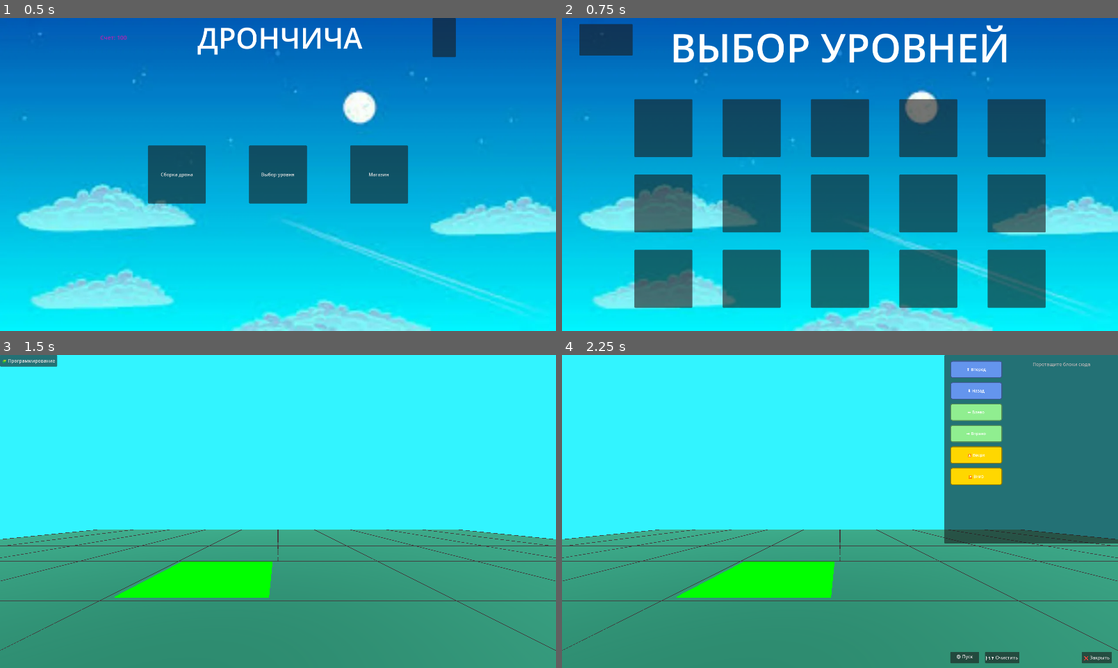
Above: before the commit, frames 1-4 (two rows, left to right).
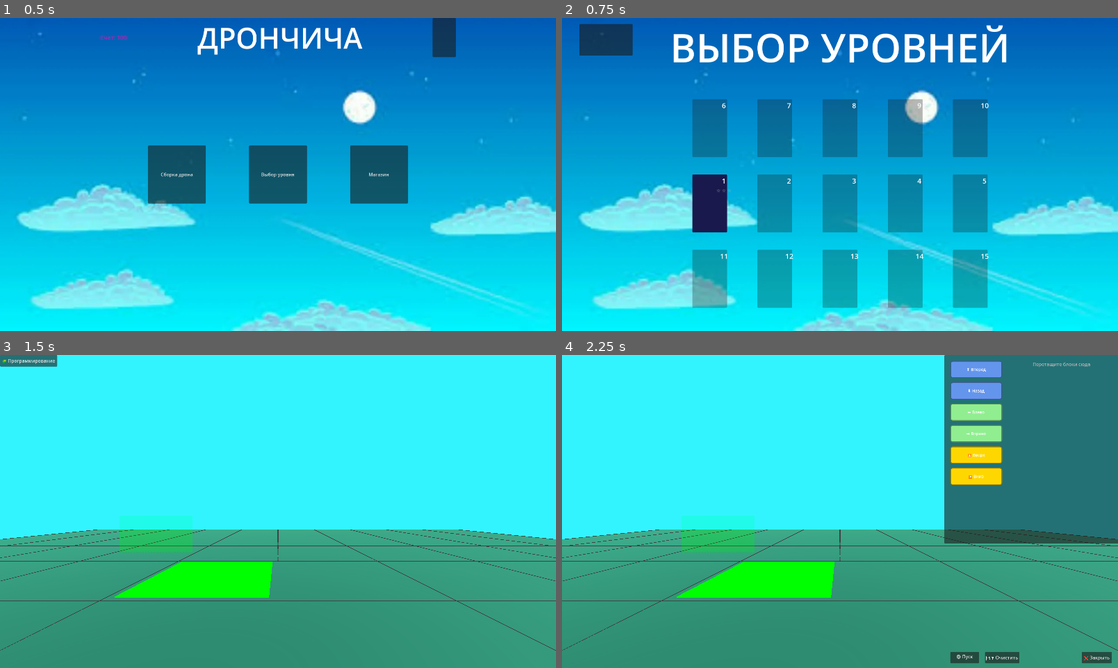
Above: after the commit, the same moments.

Repository: zxcGhoul228-ez/GodotDrone
Game: Godot game, scene res://main_scene.tscn
The game is run twice, just before and just after one commit, with the same random seed, the same clock (stepped at 60 frames per second) and the same inputs.
Inputs (mouse positions are in pixels of both pictures, inside the frame that each line leads up to; where the layout moved, square brackets give the same spot in the first picture):
- Up to frame 1 (0.5 s): no input
- Up to frame 2 (0.75 s): click "Выбор уровня" at 0.5 s
- Up to frame 3 (1.5 s): click (150, 539) [100, 464] at 1.25 s
- Up to frame 4 (2.25 s): click "🧩 Программирование" at 2 s

Frame 1 is identical in both runs. In frame 2, 37% of the frame differs, in the area x 13-87%, y 25-93%; in frame 3, 1.0%; in frame 4, 1.0%.

Commit message:
Сделал систему левелов и почти доделал первый лвл

Diff:
--- a/DroneLevels/Drone.gd
+++ b/DroneLevels/Drone.gd
@@ -46,7 +46,7 @@
 		2: target_position.x -= GRID_SIZE
 		3: target_position.x += GRID_SIZE
 		4: target_position.y += GRID_SIZE
-		5: target_position.y = max(target_position.y - GRID_SIZE, GRID_SIZE)
+		5: target_position.y = max(target_position.y - GRID_SIZE, 0)  # Исправлено: минимальная высота 0
 
 	print("📍 Двигаюсь из ", vector3_to_str(start_position), " в ", vector3_to_str(target_position))
 	current_tween = create_tween()
--- a/DroneLevels/DroneScene.tscn
+++ b/DroneLevels/DroneScene.tscn
@@ -3,7 +3,7 @@
 [ext_resource type="Script" uid="uid://dkh0356onqtm" path="res://DroneScene.gd" id="1_1yg74"]
 [ext_resource type="Script" uid="uid://ijlm2h2haei6" path="res://DroneLevels/Grid.gd" id="2_av3q6"]
 [ext_resource type="Script" uid="uid://c48eg6uf17jgd" path="res://DroneLevels/Drone.gd" id="2_vq6ct"]
-[ext_resource type="Script" uid="uid://c6ym1avy0qeuu" path="res://DroneLevels/BlockProgramming.gd" id="3_k5mp3"]
+[ext_resource type="Script" uid="uid://c6ym1avy0qeuu" path="res://BlockProgramming.gd" id="3_k5mp3"]
 
 [sub_resource type="Environment" id="Environment_anata"]
 background_mode = 1
--- /dev/null
+++ b/DroneLevels/levels/Level1.gd
@@ -0,0 +1,176 @@
+# Level1.gd
+extends Node3D
+
+const GRID_SIZE = 32
+
+@onready var drone_scene = $DroneScene
+var target_point: MeshInstance3D
+var is_level_completed = false
+
+func _ready():
+	print("🎮 УРОВЕНЬ 1 ЗАГРУЖЕН")
+	print("Текущий уровень: ", Global.current_level)
+
+	# Ждем полной загрузки
+	await get_tree().process_frame
+
+	setup_level()
+
+func setup_level():
+	# Создаем целевую точку и маркер клетки
+	create_target_point()
+	create_cell_marker(2, 2)  # Маркер для клетки (2, 2)
+
+	# Настраиваем дрона
+	setup_drone()
+
+	print("✅ Уровень 1 настроен")
+
+# Конвертирует координаты сетки в мировые координаты (центр клетки)
+func grid_to_world(grid_x: int, grid_z: int, y_height: float = 0) -> Vector3:
+	var world_x = grid_x * GRID_SIZE + GRID_SIZE / 2
+	var world_z = grid_z * GRID_SIZE + GRID_SIZE / 2
+	return Vector3(world_x, y_height, world_z)
+
+func create_target_point():
+	target_point = MeshInstance3D.new()
+	target_point.name = "TargetPoint"
+
+	# Создаем сферу
+	var sphere = SphereMesh.new()
+	sphere.radius = 4
+	sphere.height = 8
+	target_point.mesh = sphere
+
+	# Зеленый материал с свечением
+	var material = StandardMaterial3D.new()
+	material.albedo_color = Color.GREEN
+	material.emission_enabled = true
+	material.emission = Color.GREEN * 0.3
+	target_point.material_override = material
+
+	# Позиция цели - В ЦЕНТРЕ клетки (2, 2) на высоте 8 единиц
+	target_point.position = grid_to_world(2, 2, 8)
+
+	add_child(target_point)
+	print("✅ Целевая точка создана в центре клетки (2, 2): ", target_point.position)
+
+func create_cell_marker(grid_x: int, grid_z: int):
+	var marker = MeshInstance3D.new()
+	marker.name = "CellMarker"
+
+	# Создаем плоский квадрат для маркировки клетки
+	var plane = PlaneMesh.new()
+	plane.size = Vector2(GRID_SIZE * 0.9, GRID_SIZE * 0.9)
+	marker.mesh = plane
+
+	# Полупрозрачный зеленый материал
+	var material = StandardMaterial3D.new()
+	material.flags_transparent = true
+	material.albedo_color = Color(0, 1, 0, 0.2)  # Зеленый, полупрозрачный
+	marker.material_override = material
+
+	# Позиция маркера - центр клетки чуть выше пола
+	marker.position = grid_to_world(grid_x, grid_z, 0.1)
+
+	# Поворачиваем на 90 градусов чтобы лежал плоско
+	marker.rotation_degrees.x = 90
+
+	add_child(marker)
+	print("✅ Маркер клетки создан в: ", marker.position)
+
+func setup_drone():
+	if drone_scene == null:
+		print("❌ DroneScene не найден")
+		return
+
+	# Находим дрона в DroneScene
+	var drone = drone_scene.find_child("Drone") as CharacterBody3D
+	if drone == null:
+		print("❌ Дрон не найден в DroneScene")
+		return
+
+	print("✅ Дрон найден: ", drone.name)
+
+	# Устанавливаем стартовую позицию - В ЦЕНТРЕ клетки (-2, -2) на стандартной высоте
+	drone.global_position = grid_to_world(-2, -2, GRID_SIZE)
+	print("🚁 Дрон установлен в центре клетки (-2, -2): ", drone.global_position)
+
+	# Создаем маркер для стартовой клетки
+	create_cell_marker(-2, -2)
+
+	# Подключаем сигнал движения дрона
+	if drone.has_signal("drone_moved"):
+		drone.drone_moved.connect(_on_drone_moved)
+		print("✅ Сигнал движения подключен")
+	else:
+		print("❌ Сигнал drone_moved не найден")
+
+func _on_drone_moved():
+	if is_level_completed:
+		return
+
+	check_level_completion()
+
+func check_level_completion():
+	if target_point == null:
+		return
+
+	var drone_scene = $DroneScene
+	if drone_scene == null:
+		return
+
+	var drone = drone_scene.find_child("Drone") as CharacterBody3D
+	if drone == null:
+		return
+
+	var distance = drone.global_position.distance_to(target_point.global_position)
+	print("📏 Расстояние до цели: ", distance)
+
+	# Если дрон близко к цели (в пределах четверти клетки)
+	if distance < GRID_SIZE / 4:
+		complete_level()
+
+func complete_level():
+	if is_level_completed:
+		return
+
+	is_level_completed = true
+	print("🎉 УРОВЕНЬ 1 ЗАВЕРШЕН!")
+
+	# Сохраняем прогресс
+	if Global:
+		Global.complete_level(1, 5, 3)
+		print("✅ Прогресс сохранен")
+
+	show_success_message()
+
+func show_success_message():
+	var label = Label.new()
+	label.text = "УРОВЕНЬ 1 ЗАВЕРШЕН!\nОтличная работа!\n\nАвтоматический возврат через 3 секунды..."
+	label.horizontal_alignment = HORIZONTAL_ALIGNMENT_CENTER
+	label.vertical_alignment = VERTICAL_ALIGNMENT_CENTER
+	label.add_theme_font_size_override("font_size", 24)
+	label.add_theme_color_override("font_color", Color.GREEN)
+
+	var panel = Panel.new()
+	panel.size = Vector2(500, 200)
+	var viewport_size = get_viewport().get_visible_rect().size
+	panel.position = (viewport_size - panel.size) / 2
+	panel.add_child(label)
+
+	var canvas = CanvasLayer.new()
+	canvas.add_child(panel)
+	add_child(canvas)
+
+	# Возвращаемся через 3 секунды
+	await get_tree().create_timer(3.0).timeout
+	return_to_selection()
+
+func _input(event):
+	if event is InputEventKey and event.pressed and event.keycode == KEY_ESCAPE:
+		return_to_selection()
+
+func return_to_selection():
+	print("🔄 Возвращаемся к выбору уровней...")
+	get_tree().change_scene_to_file("res://script_game_level.tscn")
--- /dev/null
+++ b/DroneLevels/levels/Level1.tscn
@@ -0,0 +1,9 @@
+[gd_scene load_steps=3 format=3 uid="uid://bygyaxhsxgdsm"]
+
+[ext_resource type="Script" uid="uid://nwialnyeff7v" path="res://DroneLevels/levels/Level1.gd" id="1_mbojw"]
+[ext_resource type="PackedScene" uid="uid://iptwjnakh7pa" path="res://DroneLevels/DroneScene.tscn" id="2_a24jq"]
+
+[node name="Level1" type="Node3D"]
+script = ExtResource("1_mbojw")
+
+[node name="DroneScene" parent="." instance=ExtResource("2_a24jq")]
--- /dev/null
+++ b/DroneLevels/levels/LevelBase.gd
@@ -0,0 +1,168 @@
+# LevelBase.gd
+extends Node3D  # или какой тип у корневого узла DroneScene.tscn
+
+class_name LevelBase
+
+# Переменные уровня
+var level_number: int = 1
+var level_name: String = "Уровень 1"
+var level_description: String = "Достигните целевой точки"
+var target_steps: int = 10
+var current_steps: int = 0
+var is_level_completed: bool = false
+
+# Ссылки на объекты уровня
+@onready var target_point: Node3D = null
+@onready var obstacles: Array = []
+@onready var collectibles: Array = []
+
+# Константы из DroneScene
+const GRID_SIZE = 32
+
+func _ready():
+	setup_level()
+	print("🎮 Загружен уровень: ", level_name)
+
+func setup_level():
+	# Этот метод будет переопределяться в каждом уровне
+	create_target_point()
+	setup_obstacles()
+	setup_collectibles()
+
+	# Находим дрона в сцене
+	var drone = find_child("Drone") as CharacterBody3D
+	if drone:
+		drone.drone_moved.connect(_on_drone_moved)
+
+func create_target_point():
+	# Создаем целевую точку
+	var target = MeshInstance3D.new()
+	target.mesh = SphereMesh.new()
+	target.mesh.radius = 8
+	target.mesh.height = 16
+	target.position = Vector3(0, 8, 0)
+
+	var material = StandardMaterial3D.new()
+	material.albedo_color = Color.GREEN
+	material.emission_enabled = true
+	material.emission = Color.GREEN * 0.5
+	target.material_override = material
+
+	add_child(target)
+	target_point = target
+
+func setup_obstacles():
+	# Будет переопределено в конкретных уровнях
+	pass
+
+func setup_collectibles():
+	# Будет переопределено в конкретных уровнях
+	pass
+
+func _on_drone_moved():
+	current_steps += 1
+	check_level_conditions()
+
+func check_level_conditions():
+	if not target_point or is_level_completed:
+		return
+
+	# Находим дрона
+	var drone = find_child("Drone") as CharacterBody3D
+	if not drone:
+		return
+
+	# Проверяем достижение цели
+	var distance = drone.global_position.distance_to(target_point.global_position)
+	if distance < 16:  # Если дрон близко к цели
+		complete_level()
+
+func complete_level():
+	if is_level_completed:
+		return
+
+	is_level_completed = true
+
+	# Вычисляем звезды
+	var stars = calculate_stars()
+
+	# Сохраняем прогресс через Global
+	if Global:
+		Global.complete_level(level_number, current_steps, stars)
+
+	show_level_complete_ui(stars)
+
+func calculate_stars() -> int:
+	if current_steps <= target_steps * 0.5:
+		return 3
+	elif current_steps <= target_steps * 0.75:
+		return 2
+	elif current_steps <= target_steps:
+		return 1
+	else:
+		return 1
+
+func show_level_complete_ui(stars: int):
+	# Создаем UI завершения уровня
+	var complete_ui = CanvasLayer.new()
+	var panel = Panel.new()
+	panel.size = Vector2(400, 300)
+	panel.position = (get_viewport().get_visible_rect().size - panel.size) / 2
+
+	var vbox = VBoxContainer.new()
+	vbox.alignment = BoxContainer.ALIGNMENT_CENTER
+
+	var title = Label.new()
+	title.text = "УРОВЕНЬ ЗАВЕРШЕН!"
+	title.add_theme_font_size_override("font_size", 32)
+
+	var level_label = Label.new()
+	level_label.text = level_name
+	level_label.add_theme_font_size_override("font_size", 24)
+
+	var steps_label = Label.new()
+	steps_label.text = "Шагов: " + str(current_steps)
+
+	var stars_label = Label.new()
+	stars_label.text = "Звезды: " + "★".repeat(stars)
+	stars_label.add_theme_font_size_override("font_size", 24)
+	stars_label.add_theme_color_override("font_color", Color.GOLD)
+
+	var hbox = HBoxContainer.new()
+	var next_btn = Button.new()
+	next_btn.text = "Следующий уровень"
+	next_btn.pressed.connect(_on_next_level_pressed)
+
+	var retry_btn = Button.new()
+	retry_btn.text = "Повторить"
+	retry_btn.pressed.connect(_on_retry_pressed)
+
+	var menu_btn = Button.new()
+	menu_btn.text = "Выбор уровней"
+	menu_btn.pressed.connect(_on_menu_pressed)
+
+	hbox.add_child(retry_btn)
+	hbox.add_child(menu_btn)
+	if level_number < 15 and Global and Global.is_level_unlocked(level_number + 1):
+		hbox.add_child(next_btn)
+
+	vbox.add_child(title)
+	vbox.add_child(level_label)
+	vbox.add_child(steps_label)
+	vbox.add_child(stars_label)
+	vbox.add_child(hbox)
+
+	panel.add_child(vbox)
+	complete_ui.add_child(panel)
+	add_child(complete_ui)
+
+func _on_next_level_pressed():
+	if Global:
+		Global.current_level = level_number + 1
+	get_tree().reload_current_scene()
+
+func _on_retry_pressed():
+	get_tree().reload_current_scene()
+
+func _on_menu_pressed():
+	get_tree().change_scene_to_file("res://game_level.tscn")
--- /dev/null
+++ b/UI/LevelButton.gd
@@ -0,0 +1,89 @@
+# LevelButton.gd
+extends Button
+
+@export var level_number: int = 1
+@onready var level_label = $MarginContainer/VBoxContainer/LevelNumber
+@onready var stars_container = $MarginContainer/VBoxContainer/StarsContainer
+@onready var lock_icon = $MarginContainer/VBoxContainer/LockIcon
+
+var level_data: Dictionary = {}
+
+func _ready():
+	set_level_number(level_number)
+	update_appearance()
+
+func set_level_data(data: Dictionary):
+	level_data = data
+
+func set_level_number(number: int):
+	level_number = number
+	if level_label:
+		level_label.text = str(number)
+
+func update_appearance():
+	# Если данные не переданы, используем жесткие
+	if level_data.is_empty():
+		level_data = {
+			"unlocked": level_number == 1,
+			"completed": false,
+			"stars": 0
+		}
+
+	var unlocked = level_data.get("unlocked", false)
+	var completed = level_data.get("completed", false)
+	var stars = level_data.get("stars", 0)
+
+	set_locked(!unlocked)
+
+	if unlocked:
+		update_stars_display(stars)
+
+		if completed:
+			var style = get_theme_stylebox("normal").duplicate()
+			style.bg_color = Color(0.1, 0.3, 0.1)
+			add_theme_stylebox_override("normal", style)
+		else:
+			var style = get_theme_stylebox("normal").duplicate()
+			style.bg_color = Color(0.1, 0.1, 0.3)
+			add_theme_stylebox_override("normal", style)
+
+func set_locked(locked: bool):
+	disabled = locked
+	if lock_icon:
+		lock_icon.visible = locked
+
+	if locked:
+		var style = get_theme_stylebox("normal").duplicate()
+		style.bg_color = Color(0.1, 0.1, 0.15)
+		add_theme_stylebox_override("normal", style)
+		clear_stars_display()
+		print("🔒 Level ", level_number, " заблокирован")
+	else:
+		var style = get_theme_stylebox("normal").duplicate()
+		style.bg_color = Color(0.1, 0.1, 0.3)
+		add_theme_stylebox_override("normal", style)
+		print("🔓 Level ", level_number, " разблокирован")
+
+func update_stars_display(stars_count: int):
+	for child in stars_container.get_children():
+		child.queue_free()
+
+	for i in range(3):
+		var star_label = Label.new()
+		star_label.horizontal_alignment = HORIZONTAL_ALIGNMENT_CENTER
+		star_label.vertical_alignment = VERTICAL_ALIGNMENT_CENTER
+
+		if i < stars_count:
+			star_label.text = "★"
+			star_label.add_theme_color_override("font_color", Color.GOLD)
+			star_label.add_theme_font_size_override("font_size", 16)
+		else:
+			star_label.text = "☆"
+			star_label.add_theme_color_override("font_color", Color.GRAY)
+			star_label.add_theme_font_size_override("font_size", 16)
+
+		stars_container.add_child(star_label)
+
+func clear_stars_display():
+	for child in stars_container.get_children():
+		child.queue_free()
--- /dev/null
+++ b/UI/LevelButton.tscn
@@ -0,0 +1,39 @@
+[gd_scene load_steps=2 format=3 uid="uid://dx5pc12i4788v"]
+
+[ext_resource type="Script" uid="uid://dcgct8adrkkbg" path="res://UI/LevelButton.gd" id="1_ju1u4"]
+
+[node name="LevelButton" type="Button"]
+custom_minimum_size = Vector2(120, 120)
+anchors_preset = 15
+anchor_right = 1.0
+anchor_bottom = 1.0
+grow_horizontal = 2
+grow_vertical = 2
+script = ExtResource("1_ju1u4")
+
+[node name="MarginContainer" type="MarginContainer" parent="."]
+layout_mode = 0
+offset_right = 224.0
+offset_bottom = 160.0
+theme_override_constants/margin_left = 0
+theme_override_constants/margin_top = 5
+theme_override_constants/margin_right = 5
+theme_override_constants/margin_bottom = 5
+
+[node name="VBoxContainer" type="VBoxContainer" parent="MarginContainer"]
+layout_mode = 2
+
+[node name="LevelNumber" type="Label" parent="MarginContainer/VBoxContainer"]
+layout_mode = 2
+theme_override_font_sizes/font_size = 24
+text = "1"
+horizontal_alignment = 1
+vertical_alignment = 1
+
+[node name="StarsContainer" type="HBoxContainer" parent="MarginContainer/VBoxContainer"]
+layout_mode = 2
+alignment = 1
+
+[node name="LockIcon" type="TextureRect" parent="MarginContainer/VBoxContainer"]
+visible = false
+layout_mode = 2
--- a/global.gd
+++ b/global.gd
@@ -2,12 +2,96 @@
 extends Node
 var purchased_items = []
 var score = 100
-static var current_level = 1
 static var drone_data = {}
+var current_level: int = 1
+var levels_unlocked: int = 1
+var levels_data: Dictionary = {}
 
 func has_item(item_name):
 	return item_name in purchased_items
 
 func get_purchased_items():
 	return purchased_items.duplicate()
-# Добавьте другие глобальные переменные по необходимости
+
+# global.gd
+
+func _ready():
+	print("=== GLOBAL.GD INIT ===")
+	load_levels_data()
+
+	print("Данные уровней загружены. Разблокировано уровней: ", levels_unlocked)
+
+func initialize_levels_data():
+	levels_data = {}
+	for i in range(1, 16):
+		levels_data[str(i)] = {  # Сохраняем как СТРОКИ
+			"unlocked": i == 1,
+			"completed": false,
+			"best_steps": 0,
+			"stars": 0
+		}
+
+func complete_level(level_number: int, steps: int, stars: int):
+	var level_key = str(level_number)  # Конвертируем в строку
+	if level_key in levels_data:
+		levels_data[level_key]["completed"] = true
+		if steps < levels_data[level_key]["best_steps"] or levels_data[level_key]["best_steps"] == 0:
+			levels_data[level_key]["best_steps"] = steps
+		if stars > levels_data[level_key]["stars"]:
+			levels_data[level_key]["stars"] = stars
+
+		if level_number < 15:
+			levels_data[str(level_number + 1)]["unlocked"] = true
+			if level_number + 1 > levels_unlocked:
+				levels_unlocked = level_number + 1
+
+		save_levels_data()
+
+func save_levels_data():
+	var file = FileAccess.open("user://levels_data.json", FileAccess.WRITE)
+	if file:
+		file.store_string(JSON.stringify(levels_data))
+		file.close()
+
+func load_levels_data():
+	var file = FileAccess.open("user://levels_data.json", FileAccess.READ)
+	if file:
+		var json = JSON.new()
+		var error = json.parse(file.get_as_text())
+		if error == OK:
+			levels_data = json.data
+			# Обновляем levels_unlocked
+			levels_unlocked = 1
+			for level in range(1, 16):
+				if str(level) in levels_data and levels_data[str(level)]["unlocked"]:
+					levels_unlocked = level
+				else:
+					break
+		else:
+			initialize_levels_data()
+		file.close()
+	else:
+		initialize_levels_data()
+
+# Безопасные методы доступа - теперь работают со строками
+func is_level_unlocked(level_number: int) -> bool:
+	return str(level_number) in levels_data and levels_data[str(level_number)]["unlocked"]
+
+func get_level_stars(level_number: int) -> int:
+	var level_key = str(level_number)
+	if level_key in levels_data:
+		return levels_data[level_key]["stars"]
+	return 0
+
+func get_level_best_steps(level_number: int) -> int:
+	var level_key = str(level_number)
+	if level_key in levels_data:
+		return levels_data[level_key]["best_steps"]
+	return 0
+
+# Новый метод для получения данных уровня
+func get_level_data(level_number: int) -> Dictionary:
+	var level_key = str(level_number)
+	if level_key in levels_data:
+		return levels_data[level_key].duplicate()  # Возвращаем копию
+	return {}
--- a/new_script.gd
+++ b/new_script.gd
@@ -25,7 +25,7 @@
 
 func _on_start_pressed():
 	# Загрузка игровой сцены
-	get_tree().change_scene_to_file("res://game_level.tscn")
+	get_tree().change_scene_to_file("res://UI/game_level.tscn")
 
 func _on_shop_pressed():
 	# Загрузка сцены настроек
--- a/script_game_level.gd
+++ b/script_game_level.gd
@@ -1,14 +1,181 @@
+# script_game_level.gd
 extends Control
 
+# Ссылки на контейнеры с уровнями
+var level_containers = []
+var back_button
+var selected_level: int = 0
+
+# Префаб кнопки уровня
+var level_button_scene = preload("res://UI/LevelButton.tscn")
+
 func _ready():
-	$HBoxContainer/VBoxContainer/back_butt.pressed.connect(_back_pressed)
-	$CenterContainer2/VBoxContainer/HBoxContainer/Level1.pressed.connect(_on_level_button_pressed.bind(1))
+	print("=== LEVEL SELECTION INITIALIZATION ===")
 
-func _back_pressed():
-	get_tree().change_scene_to_file("main_scene.tscn")
+	# Ждем инициализации Global
+	await get_tree().process_frame
+
+	# Находим все необходимые узлы
+	find_all_nodes()
+
+	# Создаем кнопки уровней
+	create_level_buttons()
+
+	# Принудительно вызываем обновление размера
+	await get_tree().process_frame
+	update_layout()
+
+func find_all_nodes():
+	# Находим ВСЕ контейнеры с уровнями автоматически
+	find_level_containers()
+
+	# Находим кнопку назад
+	back_button = find_node_by_path("CenterContainer4/HBoxContainer/VBoxContainer/back_butt")
+	if not back_button:
+		back_button = find_child("back_butt", true, false)
+
+	# Подключаем кнопку назад
+	if back_button:
+		back_button.pressed.connect(_on_back_button_pressed)
+		print("✅ Кнопка назад найдена: ", back_button.name)
+	else:
+		print("❌ Кнопка назад не найдена!")
+		create_fallback_back_button()
+
+	print("Найдено контейнеров для уровней: ", level_containers.size())
+
+func find_level_containers():
+	# Ищем все контейнеры, которые могут содержать кнопки уровней
+	var possible_containers = [
+		"CenterContainer/VBoxContainer/HBoxContainer",
+		"CenterContainer2/VBoxContainer/HBoxContainer",
+        "CenterContainer3/VBoxContainer/HBoxContainer"
+	]
+
+	for path in possible_containers:
+		var container = find_node_by_path(path)
+		if container and container not in level_containers:
+			level_containers.append(container)
+			print("✅ Найден контейнер: ", path)
+
+func create_fallback_back_button():
+	var fallback_button = Button.new()
+	fallback_button.text = "Назад (временная)"
+	fallback_button.size = Vector2(100, 50)
+	fallback_button.position = Vector2(20, 20)
+	fallback_button.pressed.connect(_on_back_button_pressed)
+	add_child(fallback_button)
+	back_button = fallback_button
+	print("Создана временная кнопка назад")
+
+func update_layout():
+	# Принудительно обновляем размеры контейнеров
+	for container in level_containers:
+		if container:
+			container.queue_sort()
+			container.queue_redraw()
+
+func find_node_by_path(path: String):
+	var node = self
+	var parts = path.split("/")
+
+	for part in parts:
+		node = node.get_node_or_null(part)
+		if not node:
+			return null
+
+	return node
+
+func create_level_buttons():
+	# Очищаем существующие кнопки
+	clear_existing_buttons()
+
+	# Создаем кнопки для 15 уровней и распределяем по контейнерам
+	for level in range(1, 16):
+		var level_button = level_button_scene.instantiate()
+		level_button.set_level_number(level)
+
+		# Подключаем сигнал через метод который не удаляет кнопку сразу
+		level_button.pressed.connect(_on_level_button_pressed.bind(level))
+
+		# Передаем данные уровня
+		if Global:
+			var level_data = Global.get_level_data(level)
+			if not level_data.is_empty():
+				level_button.set_level_data(level_data)
+				print("✅ Передали данные уровня ", level, " в кнопку: unlocked=", level_data["unlocked"])
+
+		# Определяем в какой контейнер добавить (по порядку)
+		var container_index = floor((level - 1) / 5.0)
+		if container_index < level_containers.size():
+			level_containers[container_index].add_child(level_button)
+			print("Добавлен уровень ", level, " в контейнер ", container_index + 1)
+		else:
+			print("❌ Не удалось добавить уровень ", level, " - нет подходящего контейнера")
+
+	# Обновляем внешний вид кнопок
+	update_level_buttons()
+
+func clear_existing_buttons():
+	# Очищаем кнопки во всех контейнерах
+	for container in level_containers:
+		if container:
+			for child in container.get_children():
+				if child is Button or child.has_method("set_level_number"):
+					child.queue_free()
+
+func update_level_buttons():
+	# Обновляем внешний вид всех кнопок уровней
+	for container in level_containers:
+		if container:
+			for child in container.get_children():
+				if child.has_method("update_appearance"):
+					child.update_appearance()
 
 func _on_level_button_pressed(level_number: int):
-	# Сохраняем номер уровня в глобальную переменную или синглтон
-	Global.current_level = level_number
-	# Переходим в сцену с дроном
-	get_tree().change_scene_to_file("DroneLevels/DroneScene.tscn")
+	print("🎯 === LEVEL SELECTION: КНОПКА УРОВНЯ ", level_number, " НАЖАТА ===")
+
+	# Сохраняем выбранный уровень
+	selected_level = level_number
+
+	# Используем таймер для безопасной смены сцены
+	var timer = Timer.new()
+	add_child(timer)
+	timer.timeout.connect(_load_selected_level)
+	timer.one_shot = true
+	timer.start(0.1)  # Короткая задержка
+
+func _load_selected_level():
+	print("🔄 Загружаем уровень ", selected_level)
+
+	if Global:
+		Global.current_level = selected_level
+		print("✅ Уровень сохранен в Global: ", Global.current_level)
+
+	var tree = get_tree()
+	if tree == null:
+		print("❌ get_tree() is null!")
+		return
+
+	var level_path = "res://DroneLevels/Levels/Level%d.tscn" % selected_level
+	if FileAccess.file_exists(level_path):
+		print("   Загружаем сцену: ", level_path)
+		var error = tree.change_scene_to_file(level_path)
+		if error != OK:
+			print("❌ Ошибка загрузки сцены: ", error)
+	else:
+		# Если уровня нет, загружаем базовую сцену дрона
+		print("❌ Сцена уровня не найдена: ", level_path)
+		print("   Загружаем базовую сцену дрона...")
+		var error = tree.change_scene_to_file("res://DroneLevels/DroneScene.tscn")
+		if error != OK:
+			print("❌ Ошибка загрузки базовой сцены: ", error)
+
+func _on_back_button_pressed():
+	print("Нажата кнопка назад")
+	var tree = get_tree()
+	if tree:
+		tree.change_scene_to_file("res://main_scene.tscn")
+
+func show_locked_message():
+	print("Уровень заблокирован! Сначала завершите предыдущие уровни.")
Renamed: DroneLevels/BlockProgramming.gd -> BlockProgramming.gd
Renamed: DroneLevels/BlockProgramming.gd.uid -> BlockProgramming.gd.uid
Not shown, added: DroneLevels/levels/Level1.gd.uid
Not shown, added: DroneLevels/levels/LevelBase.gd.uid
Not shown, added: UI/LevelButton.gd.uid
Not shown: 3 places in UI/game_level.tscn that only renumber resources
Not shown, added: UI/game_level.tscn3788352398.tmp
